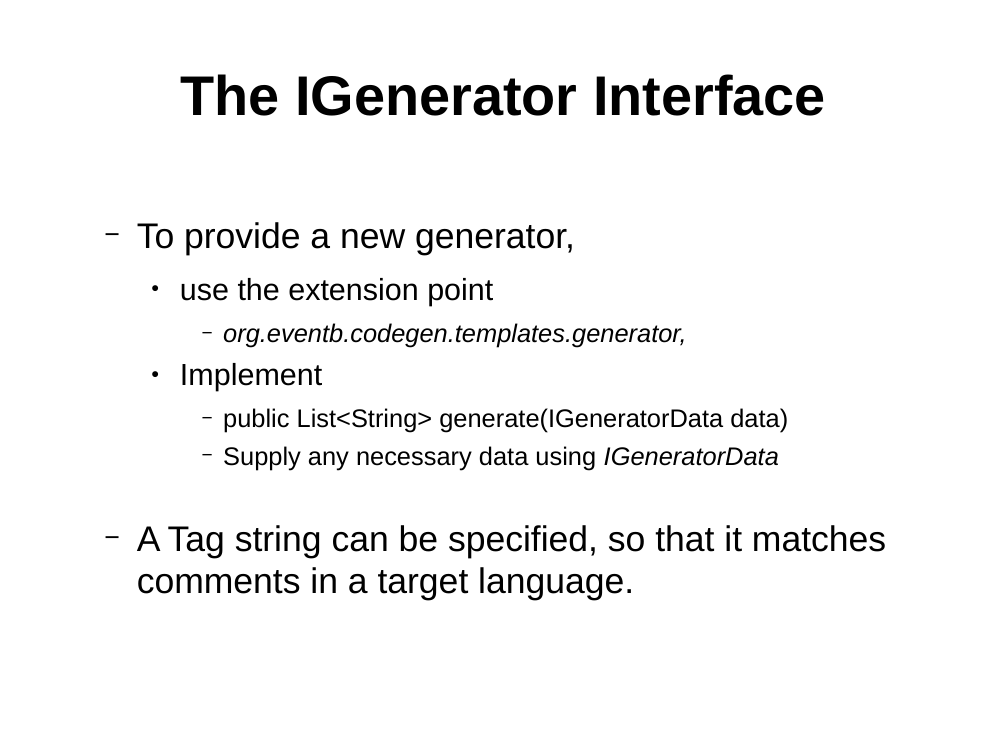
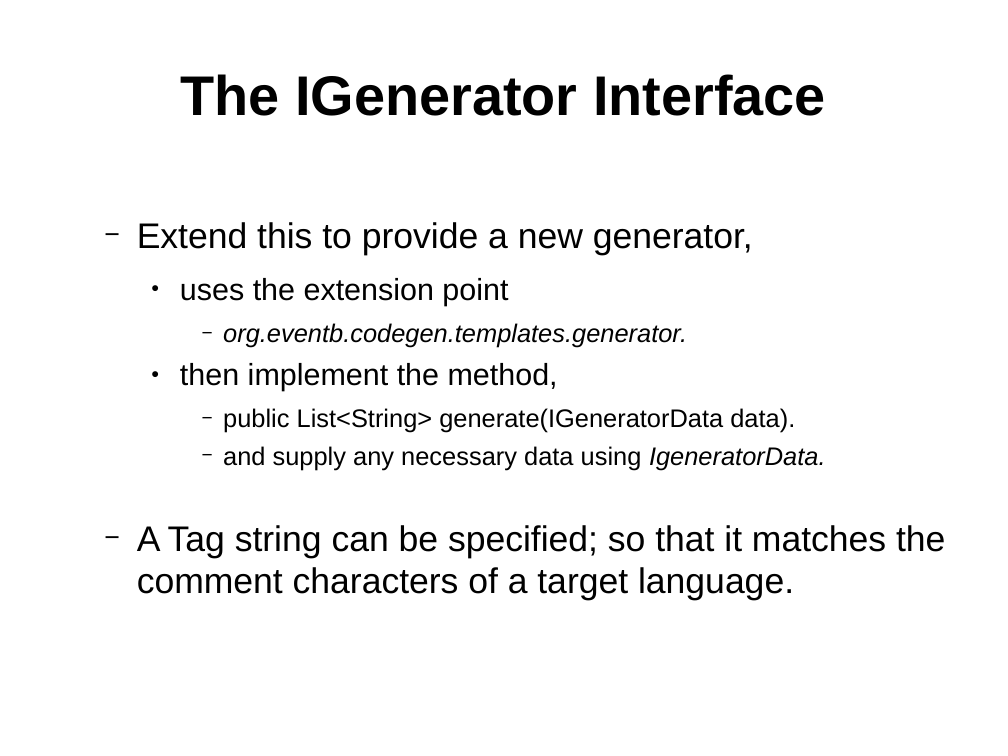
Before and after one commit to weetmuts/rodin-b-sharp-iUML_B_Utils, a slide deck: slide 13 of work/store/Writing/InterfaceTemplatesPaper(acceptedABZ2014)/presentation/templates.odp (slide 12 before the commit). Drawn at 1008x756 pixels with LibreOffice and Linux fonts; fonts in the diff are those of the drawing. Boxes give left, top, right and bottom in pixels: in the first picture for what was removed or moved away, otherwise in the second. Text is boxed around its words. In the diff, an @@ line names an element or a change of style, - is before the commit and + after.

```diff
--- a/work/store/Writing/InterfaceTemplatesPaper(acceptedABZ2014)/presentation/templates.odp
+++ b/work/store/Writing/InterfaceTemplatesPaper(acceptedABZ2014)/presentation/templates.odp
@@ text at <box>137,222,945,601</box>: text changed @@
-  − To provide a new generator,
-    ● use the extension point
-      − org.eventb.codegen.templates.generator,
-    ● Implement
-      − public List<String> generate(IGeneratorData data)
-      − Supply any necessary data using IGeneratorData
-  − A Tag string can be specified, so that it matches comments in a target language.
+  − Extend this to provide a new generator,
+    ● uses the extension point
+      − org.eventb.codegen.templates.generator.
+    ● then implement the method,
+      − public List<String> generate(IGeneratorData data).
+      − and supply any necessary data using IgeneratorData.
+  − A Tag string can be specified; so that it matches the comment characters of a target language.
```
Also in this commit, not shown: 5 other slides changed, 3 slides added, 1 slide removed.
